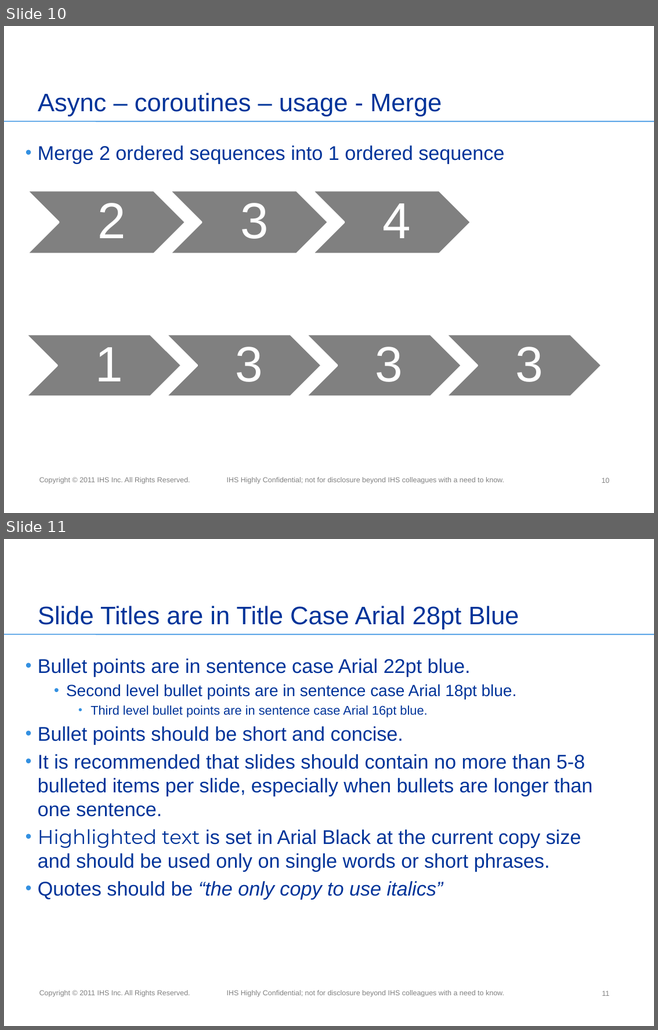
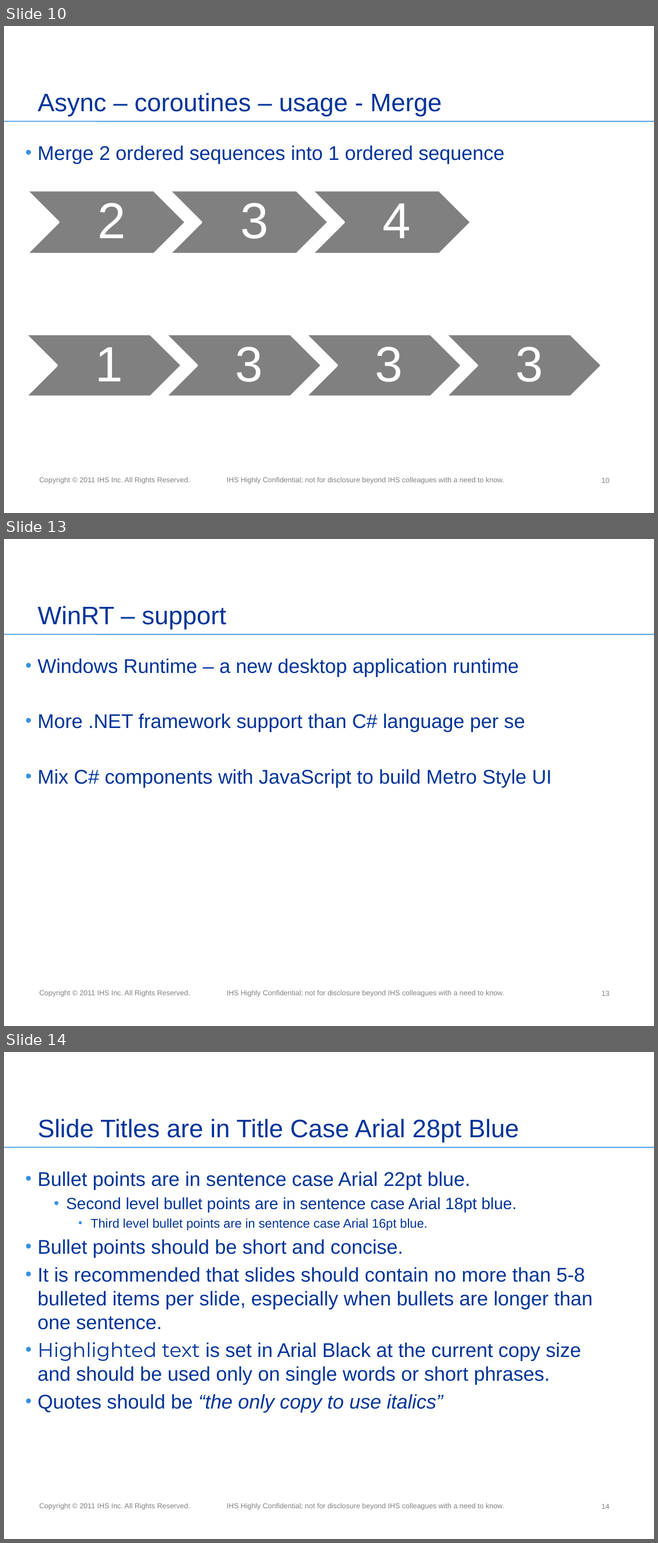
Before and after one commit to miensol/conference2012, a slide deck: C# 5.pptx. Shown one above the other, each under a label of ours: slides 10 and 11 before the commit, slides 10, 13 and 14 after it; the slides between them are not shown. The pictures are 658x1030 and 658x1543 pixels, drawn with LibreOffice and Linux fonts; fonts in the diff are those of the drawing; background and template pictures are left out. Boxes give left, top, right and bottom in pixels: in the first picture for what was removed or moved away, otherwise in the second. Text is boxed around its words. In the diff, an @@ line names an element or a change of style, - is before the commit and + after.

```diff
--- a/C# 5.pptx
+++ b/C# 5.pptx
@@ slide 13 added at bbox=[4, 539, 654, 1026], background #FFFFFF; not listed: 3 template elements that a slide beside it also shows @@
@@ title added at bbox=[38, 606, 226, 629], 28 pt, text #003399 @@
+WinRT – support
@@ text added at bbox=[38, 658, 552, 788], 22 pt, text #003399 @@
+• Windows Runtime – a new desktop application runtime
+• More .NET framework support than C# language per se
+• Mix C# components with JavaScript to build Metro Style UI
@@ page number added at bbox=[601, 991, 610, 996], 8 pt, text #808080 @@
+13
@@ what was slide 11 is now slide 14 @@
@@ page number at bbox=[601, 1504, 610, 1509]: text changed @@
-11
+14
```
Also in this commit, not shown: 1 slide changed, 2 other slides added.
